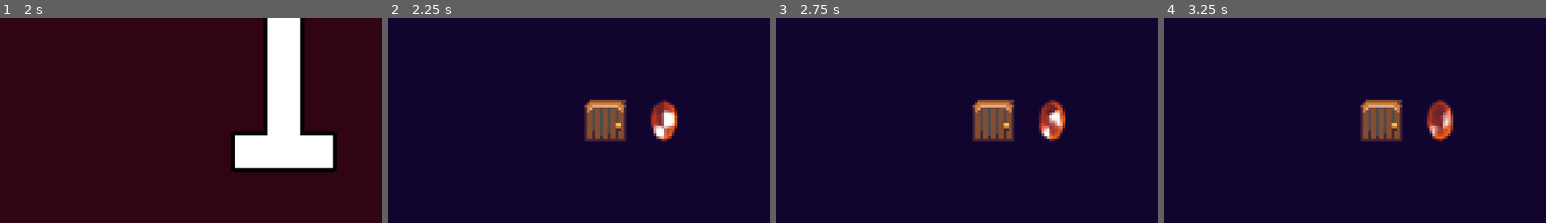
Above: before the commit, frames 1-4 (left to right).
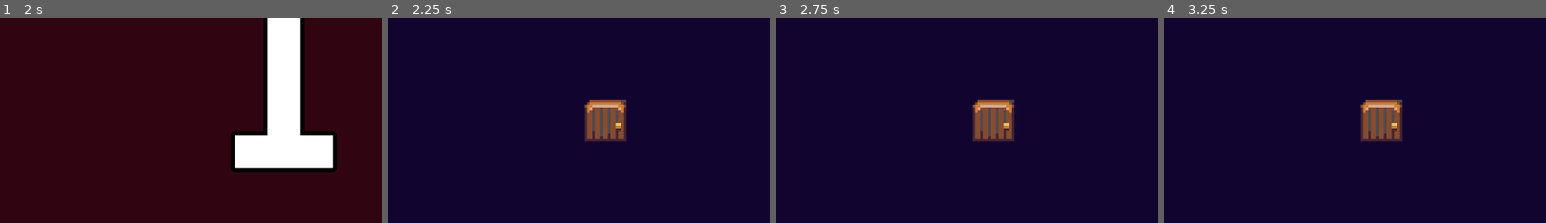
Above: after the commit, the same moments.

Repository: tedsteen/godot-cursors
Game: Godot game, scene res://main.tscn
The game is run twice, just before and just after one commit, with the same random seed, the same clock (stepped at 60 frames per second) and the same inputs. Sound files missing from this copy of the repository are replaced by a short silence.
Inputs (mouse positions are % of the whole screen's width and height, from its top left):
- Up to frame 1 (2 s): click "Start!" at 0.5 s; move the mouse to (72, 45) at 1.27 s; click (72, 45) at 1.42 s
- Up to frame 2 (2.25 s): tap Enter at 2 s; move the mouse to (30, 55) at 2.02 s; click (30, 55) at 2.17 s
- Up to frame 3 (2.75 s): no input
- Up to frame 4 (3.25 s): move the mouse to (60, 28) at 2.77 s; click (60, 28) at 2.92 s
The pictures show only the part of the screen within x 13-63%, y 37-87%; the shares and areas given below are measured in that part.

Frame 1 is identical in both runs. In frame 2, 1.1% of the frame differs, in the area x 68-76%, y 40-61%; in frame 3, 1.1%; in frame 4, 1.1%.

Commit message:
fix gems

Diff:
--- a/cursor.gd
+++ b/cursor.gd
@@ -10,12 +10,14 @@
 var left_pressed = false
 var left_clicked = false
 var level: Level: set = set_level
+var spawn_level_idx: int
 
-static func create(p_level: Level, p_position: Vector2) -> Cursor:
+static func create(p_level: Level, p_spawn_level_idx: int, p_position: Vector2) -> Cursor:
 	var cursor: Cursor = cursor_res.instantiate()
 	cursor.position = p_position
 	cursor.start_position = p_position
 	cursor.level = p_level
+	cursor.spawn_level_idx = p_spawn_level_idx
 	cursor.add_to_group("cursors")
 	return cursor
 
--- a/dungeon.gd
+++ b/dungeon.gd
@@ -14,39 +14,46 @@
 var current_recording: Cursor
 var current_level: Level: set = set_current_level
 var levels: Array[Level] = []
+
 var cursors: Array
+var last_checkpoint: int
+
 var rng: RandomNumberGenerator
 var last_mouse_event: InputEventMouse
 
-static func create(p_rng_seed: int, p_cursor_lifetime: int, p_cursors: Array = []) -> Dungeon:
+static func create(p_rng_seed: int, p_cursor_lifetime: int, p_cursors: Array = [], p_last_checkpoint = 0) -> Dungeon:
 	var dungeon = dungeon_res.instantiate()
 	dungeon.rng_seed = p_rng_seed
 	dungeon.cursor_lifetime = p_cursor_lifetime
 	dungeon.cursors = p_cursors
+	dungeon.last_checkpoint = p_last_checkpoint
+
 	return dungeon
 
 func _ready():
 	rng = RandomNumberGenerator.new()
 	rng.seed = rng_seed
 
-	var level1 = Level.create(rng)
-	generate_map_data(level1, 0)
-	levels.append(level1)
-	add_child(level1)
-	current_level = level1
+	var last_level = null
+	for i in last_checkpoint + 1:
+		var level = get_next_level(last_level)
+		last_level = level
+
+	current_level = levels[last_checkpoint]
+
 	for cursor in cursors:
-		cursor.restart(level1)
+		cursor.restart(levels[cursor.spawn_level_idx])
 
 	var intro: DungeonIntro = dungeon_intro_res.instantiate()
 	intro.dungeon = self
 	get_tree().get_root().add_child(intro)
 	get_tree().get_root().remove_child(self)
 
-func get_next_level(p_level: Level, p_stairs_up: StairsUp) -> Level:
+func get_next_level(p_level: Level) -> Level:
 	var curr_index = levels.find(p_level)
 	if levels.size() <= curr_index + 1:
 		var level = Level.create(rng)
-		generate_map_data(level, curr_index + 1, [p_stairs_up.connected_stairs])
+		generate_map_data(level, curr_index + 1, []) #TODO: solve stairs down
 		level.hide()
 		levels.append(level)
 		add_child(level)
@@ -58,7 +65,7 @@
 	current_level = new_level
 
 func goto_next_level(cursor: Cursor, stairs_up: StairsUp):
-	var next_level: Level = get_next_level(cursor.level, stairs_up)
+	var next_level: Level = get_next_level(cursor.level)
 	cursor.level = next_level
 
 	if cursor == current_recording:
@@ -68,13 +75,13 @@
 	if current_recording: current_recording.show()
 	for cursor in cursors:
 		cursor.level = null
-	get_tree().get_root().add_child(Dungeon.create(rng_seed, cursor_lifetime, cursors))
+	get_tree().get_root().add_child(Dungeon.create(rng_seed, cursor_lifetime, cursors, last_checkpoint))
 	queue_free()
 
 func _physics_process(_delta):
 	if last_mouse_event:
 		if !current_recording:
-			current_recording = Cursor.create(levels[0], get_global_mouse_position())
+			current_recording = Cursor.create(current_level, levels.find(current_level), get_global_mouse_position())
 			cursors.append(current_recording)
 			current_recording.hide()
 		current_recording.record_frame(frame, last_mouse_event)
@@ -101,9 +108,14 @@
 	for i in range(0, 1 + int(difficulty*0.5)):
 		available_entities.append(Pot.create(int(rng.randf() * difficulty + 1)))
 
-	var gem: Gem = Gem.create()
-	available_entities.append(gem)
-	#available_entities.append(Door.create(gem, func(): return level.curr_pot_health == 0))
+	if levels.size() % 4 == 0:
+		if last_checkpoint <= levels.size() - 1:
+			var gem: Gem = Gem.create()
+			gem.checkpoint_reached.connect(func(): last_checkpoint = levels.find(current_level))
+			available_entities.append(gem)
+			#available_entities.append(Door.create(gem, func(): return level.curr_pot_health == 0))
+		else:
+			available_entities.append(null)
 
 	var stairs_up: StairsUp = StairsUp.create(goto_next_level, level)
 	var door_unlock_condition
@@ -133,9 +145,10 @@
 
 	for entity in available_entities:
 		var idx = rng.randi() % free_slots.size()
-		var coord = free_slots[idx]
-		entity.position = Vector2((coord % int(grid_size.x)) * CELL_SIZE, int(coord / float(grid_size.x)) * CELL_SIZE)
-		entity.add_to_group("entities")
+		if entity != null:
+			var coord = free_slots[idx]
+			entity.position = Vector2((coord % int(grid_size.x)) * CELL_SIZE, int(coord / float(grid_size.x)) * CELL_SIZE)
+			entity.add_to_group("entities")
 
-		level.add_entity(entity)
+			level.add_entity(entity)
 		free_slots.remove_at(idx)
--- a/entities/gem.gd
+++ b/entities/gem.gd
@@ -6,6 +6,8 @@
 @onready var checkpoint_audio = %CheckpointAudio
 @onready var destroy_animation = %Animation
 
+signal checkpoint_reached
+
 static func create() -> Gem:
 	var gem: Gem = gem_res.instantiate()
 	gem.add_to_group("gems")
@@ -13,6 +15,7 @@
 
 func handle_cursors(cursors: Array[Cursor]):
 	if cursors.any(func(cursor): return cursor.left_clicked):
+		checkpoint_reached.emit()
 		checkpoint_audio.play()
 		disable()
 		destroy_animation.play("destroy")
